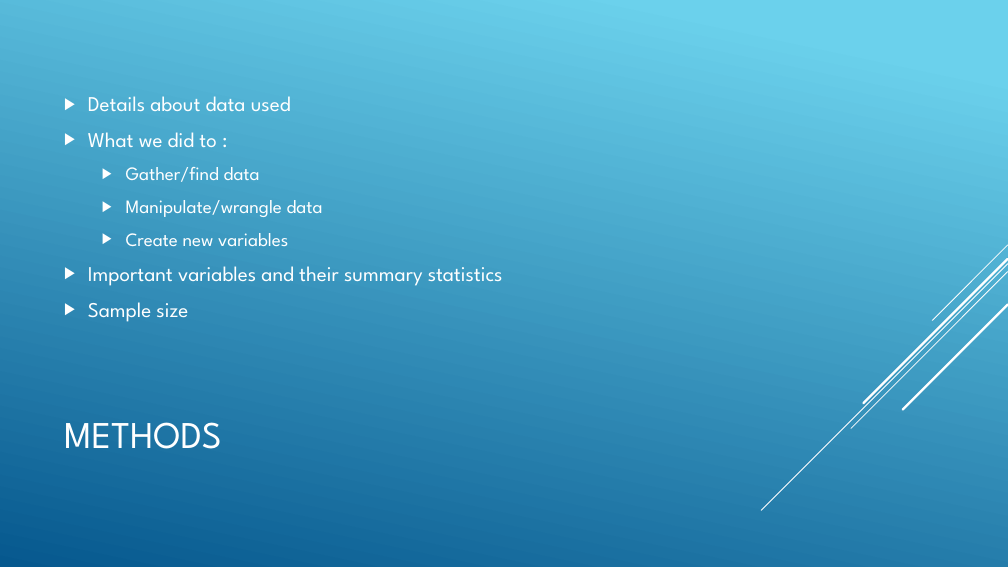
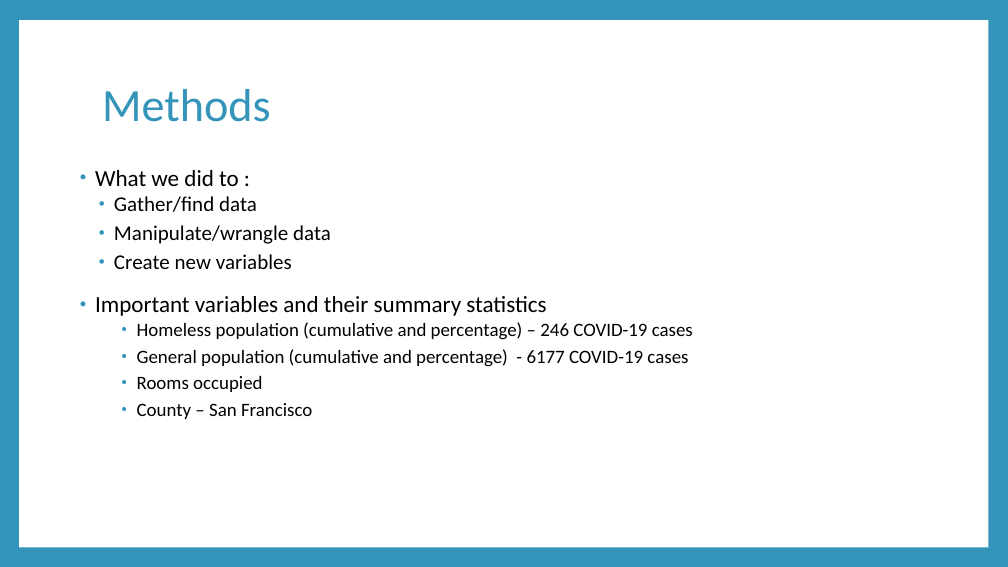
Before and after one commit to engmarkrezk/DFT_FinalProject, a slide deck: slide 10 of RecoverdDFTppt - Mark.pptx. Drawn at 1008x567 pixels with LibreOffice and Linux fonts; fonts in the diff are those of the drawing. Boxes give left, top, right and bottom in pixels: in the first picture for what was removed or moved away, otherwise in the second. Text is boxed around its words. In the diff, an @@ line names an element or a change of style, - is before the commit and + after.

```diff
--- a/RecoverdDFTppt - Mark.pptx
+++ b/RecoverdDFTppt - Mark.pptx
@@ background gradient #6ED2EB to #06588E to #3494BA @@
@@ rectangle added at <box>19,20,988,547</box>, fill #FFFFFF @@
@@ title at <box>102,89,271,122</box>: text changed; size 36 to 44 pt; font League Spartan to Calibri; text colour #FFFFFF to #3494BA @@
-METHODS
+Methods
@@ text at <box>88,96,291,111</box>: paragraph removed @@
-▶ Details about data used
@@ text "What we did to :": place and size @@
-text "What we did to :" at <box>88,96,503,322</box>
+text "What we did to :" at <box>95,170,693,419</box>
@@ text "What we did to :" at <box>95,170,693,419</box>: vertical alignment middle to top @@
@@ text at <box>95,170,546,316</box>: size 20 to 22 pt in "What we did to :", "Important variables and their summary statistics"; font League Spartan to Calibri, text colour #FFFFFF to #000000 in "What we did to :", "Gather/find data", "Manipulate/wrangle data", "Create new variables" and 1 more places; size 18 to 20 pt in "Gather/find data", "Manipulate/wrangle data", "Create new variables"; bullet ▶ to •; line spacing 1 to 0.9; more space between paragraphs; bullet colour #FFFFFF to #3494BA; less space between paragraphs @@
@@ text at <box>137,322,693,419</box>: text changed; size 20 to 18 pt; font League Spartan to Calibri; text colour #FFFFFF to #000000 @@
-▶ Sample size
+    • Homeless population (cumulative and percentage) – 246 COVID-19 cases
+    • General population (cumulative and percentage) - 6177 COVID-19 cases
+    • Rooms occupied
+    • County – San Francisco
@@ group removed at <box>761,245,1008,510</box>: 5 lines @@
```
Also in this commit, not shown: 20 other slides changed, 4 slides added, 2 slides removed.
